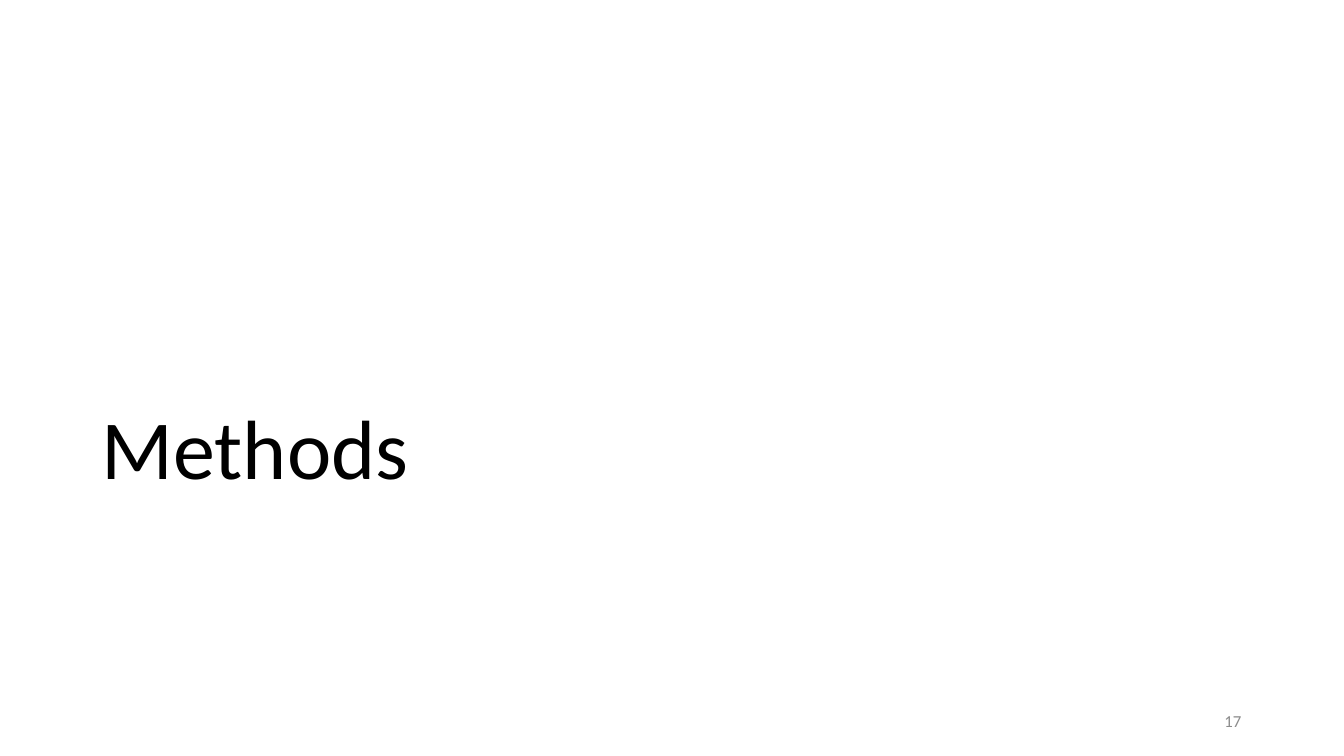
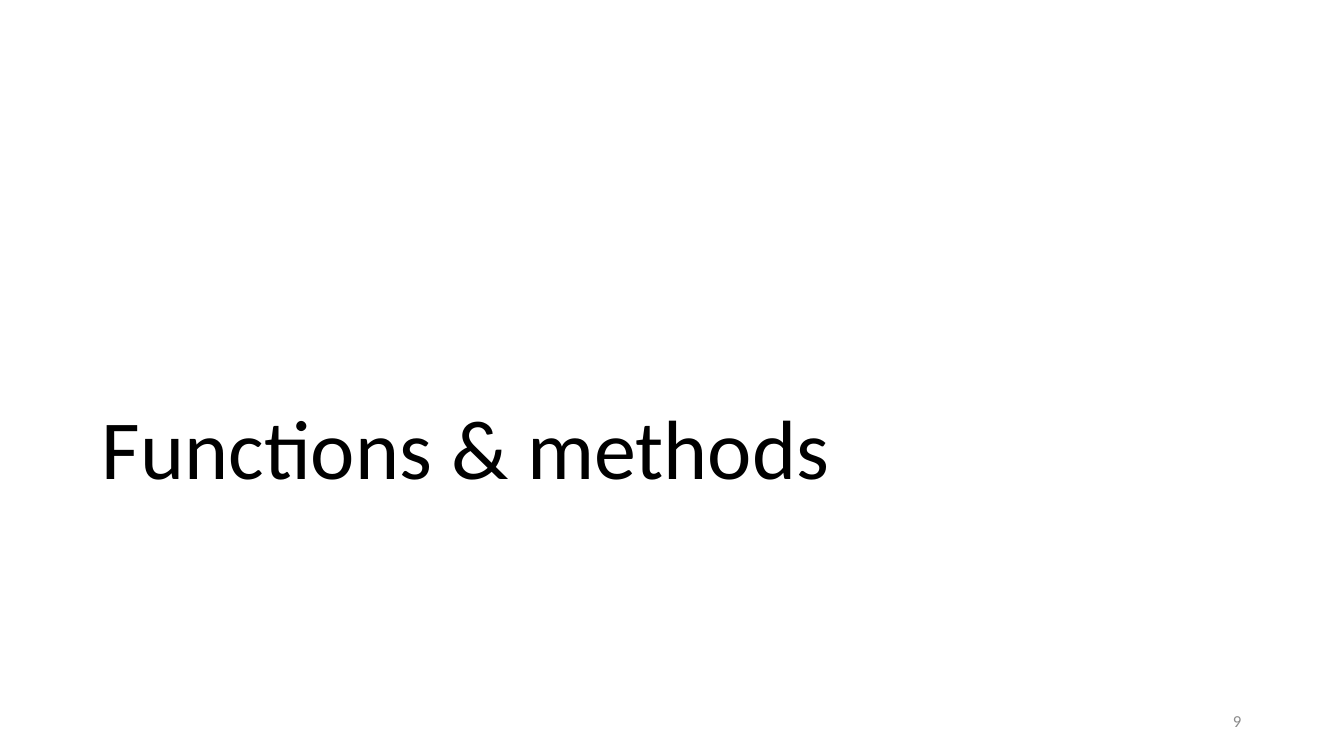
Before and after one commit to gjbex/Julia_good_bad_ugly, a slide deck: slide 9 of Julia,_good_back_ugly.pptx (slide 17 before the commit). Drawn at 1344x756 pixels with LibreOffice and Linux fonts; fonts in the diff are those of the drawing. Boxes give left, top, right and bottom in pixels: in the first picture for what was removed or moved away, otherwise in the second. Text is boxed around its words. In the diff, an @@ line names an element or a change of style, - is before the commit and + after.

```diff
--- a/Julia,_good_back_ugly.pptx
+++ b/Julia,_good_back_ugly.pptx
@@ title at (102, 420, 829, 480): text changed @@
-Methods
+Functions & methods
@@ page number at (1233, 716, 1241, 727): text changed @@
-17
+9
```
Also in this commit, not shown: 2 slides added.
